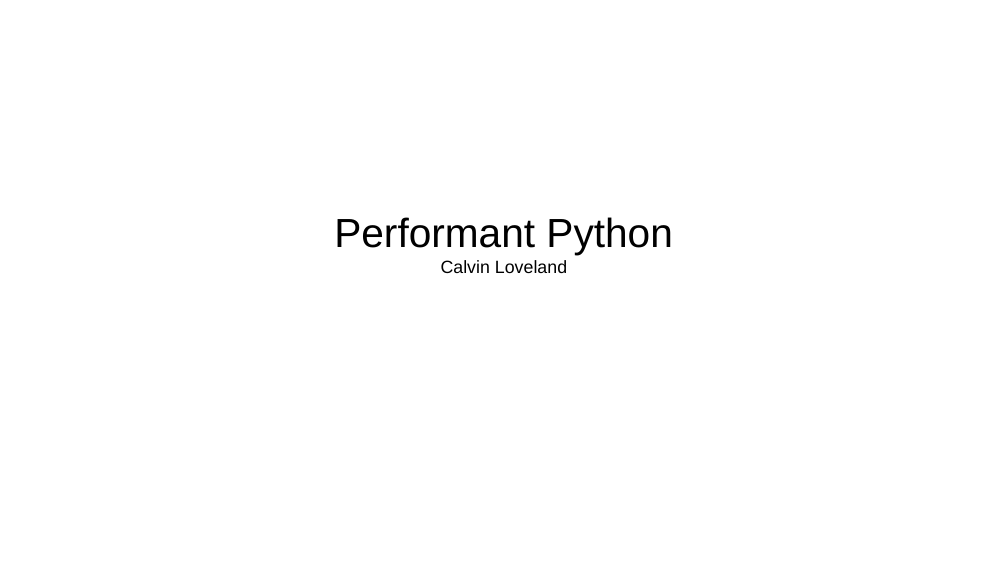
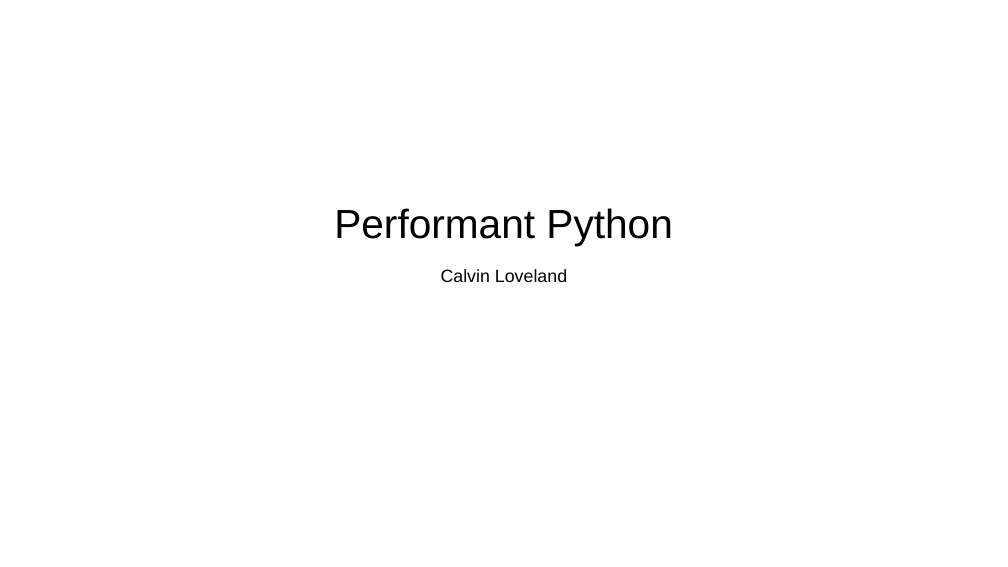
Before and after one commit to calvinloveland/performant-python, a slide deck: slide 1 of Docs/PerformantPython.odp. Drawn at 1008x567 pixels with LibreOffice and Linux fonts; fonts in the diff are those of the drawing. Boxes give left, top, right and bottom in pixels: in the first picture for what was removed or moved away, otherwise in the second. Text is boxed around its words. In the diff, an @@ line names an element or a change of style, - is before the commit and + after.

```diff
--- a/Docs/PerformantPython.odp
+++ b/Docs/PerformantPython.odp
@@ subtitle "Performant Python" at [334,208,672,282]: more space between paragraphs @@
```
Also in this commit, not shown: 5 other slides changed, 5 slides added, 2 slides removed, 1 other file.
